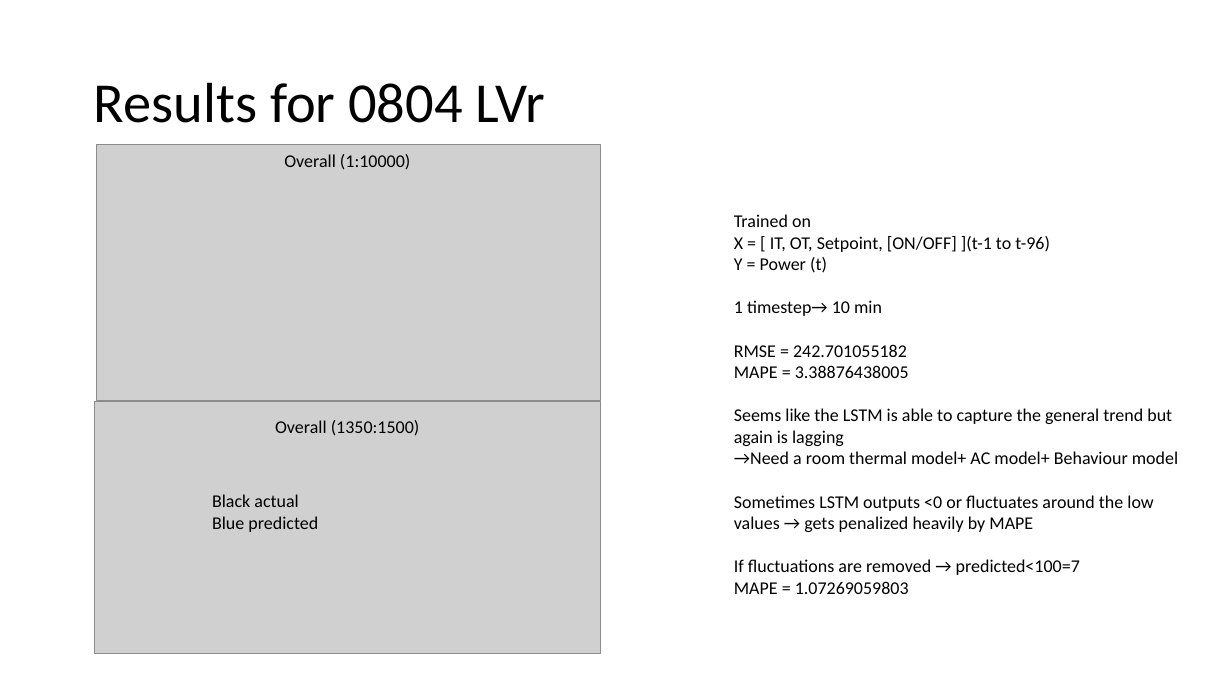
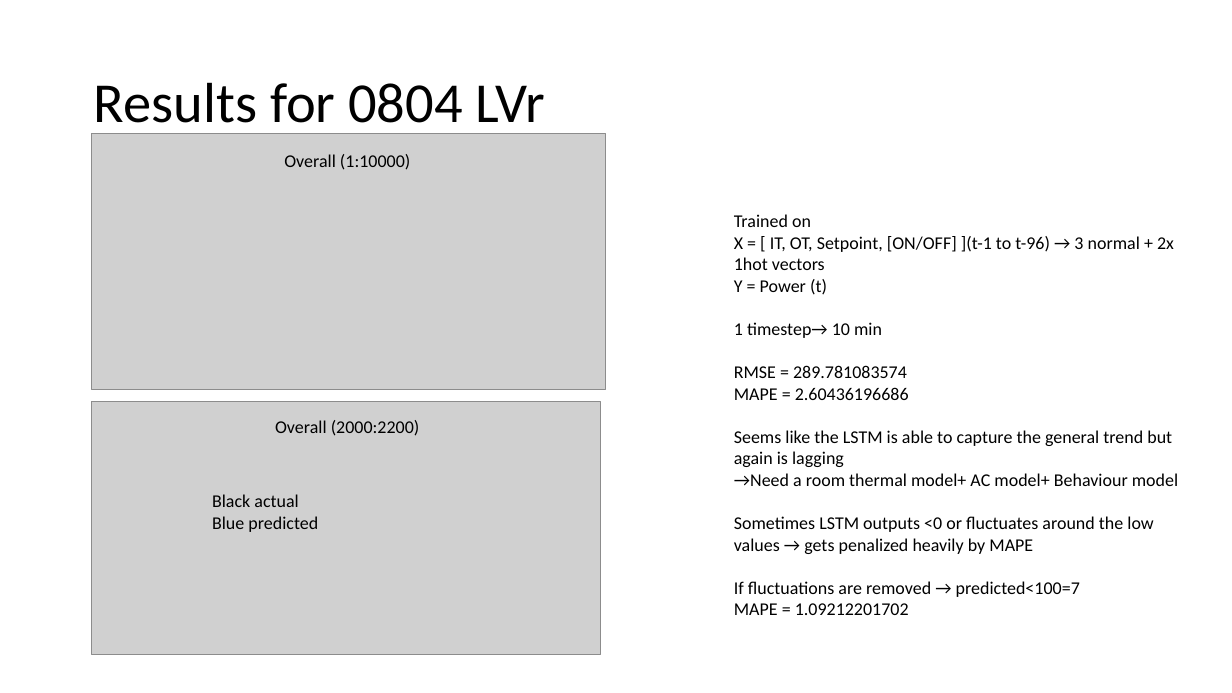
Before and after one commit to dragonheat123/mutli_split, a slide deck: slide 6 of 10 mins Prediction on 2016ACdata using LSTM-RNN.pptx. Drawn at 1232x693 pixels with LibreOffice and Linux fonts; fonts in the diff are those of the drawing; grey boxes stand for pictures. Boxes give left, top, right and bottom in pixels: in the first picture for what was removed or moved away, otherwise in the second. Text is boxed around its words. In the diff, an @@ line names an element or a change of style, - is before the commit and + after.

Commit message:
ppt

```diff
--- a/10 mins Prediction on 2016ACdata using LSTM-RNN.pptx
+++ b/10 mins Prediction on 2016ACdata using LSTM-RNN.pptx
@@ picture resized from (x1=96, y1=144, x2=601, y2=400) to (x1=91, y1=133, x2=605, y2=389) @@
@@ text at (x1=734, y1=236, x2=1174, y2=270): text changed @@
-X = [ IT, OT, Setpoint, [ON/OFF] ](t-1 to t-96)
+X = [ IT, OT, Setpoint, [ON/OFF] ](t-1 to t-96) → 3 normal + 2x 1hot vectors
@@ text at (x1=734, y1=365, x2=909, y2=400): text changed @@
-RMSE = 242.701055182
-MAPE = 3.38876438005
+RMSE = 289.781083574
+MAPE = 2.60436196686
@@ text at (x1=275, y1=420, x2=420, y2=436): text changed @@
-Overall (1350:1500)
+Overall (2000:2200)
@@ text at (x1=734, y1=603, x2=909, y2=615): text changed @@
-MAPE = 1.07269059803
+MAPE = 1.09212201702
```
Also in this commit, not shown: 2 other slides changed, 2 other files.
